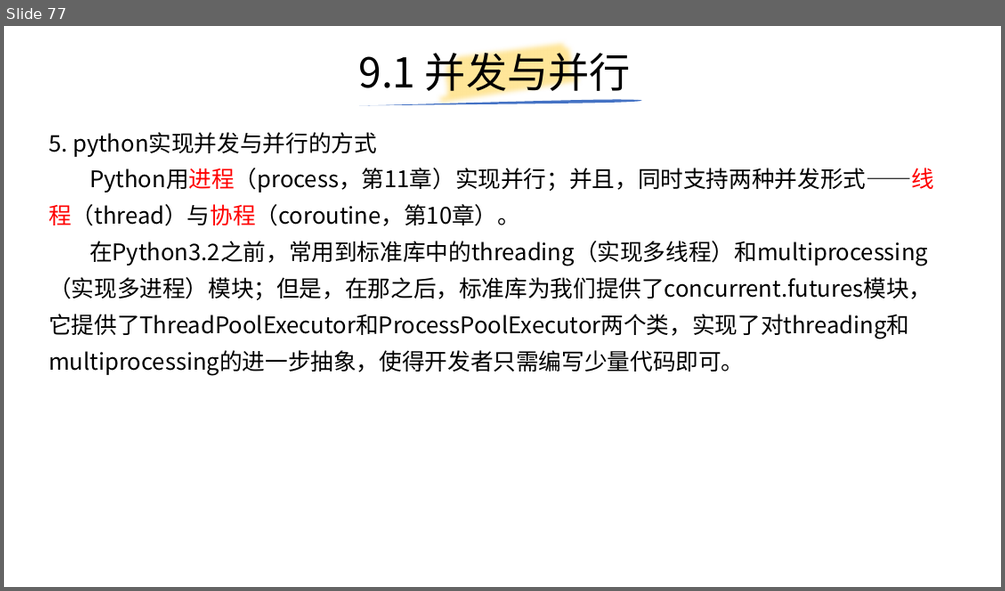
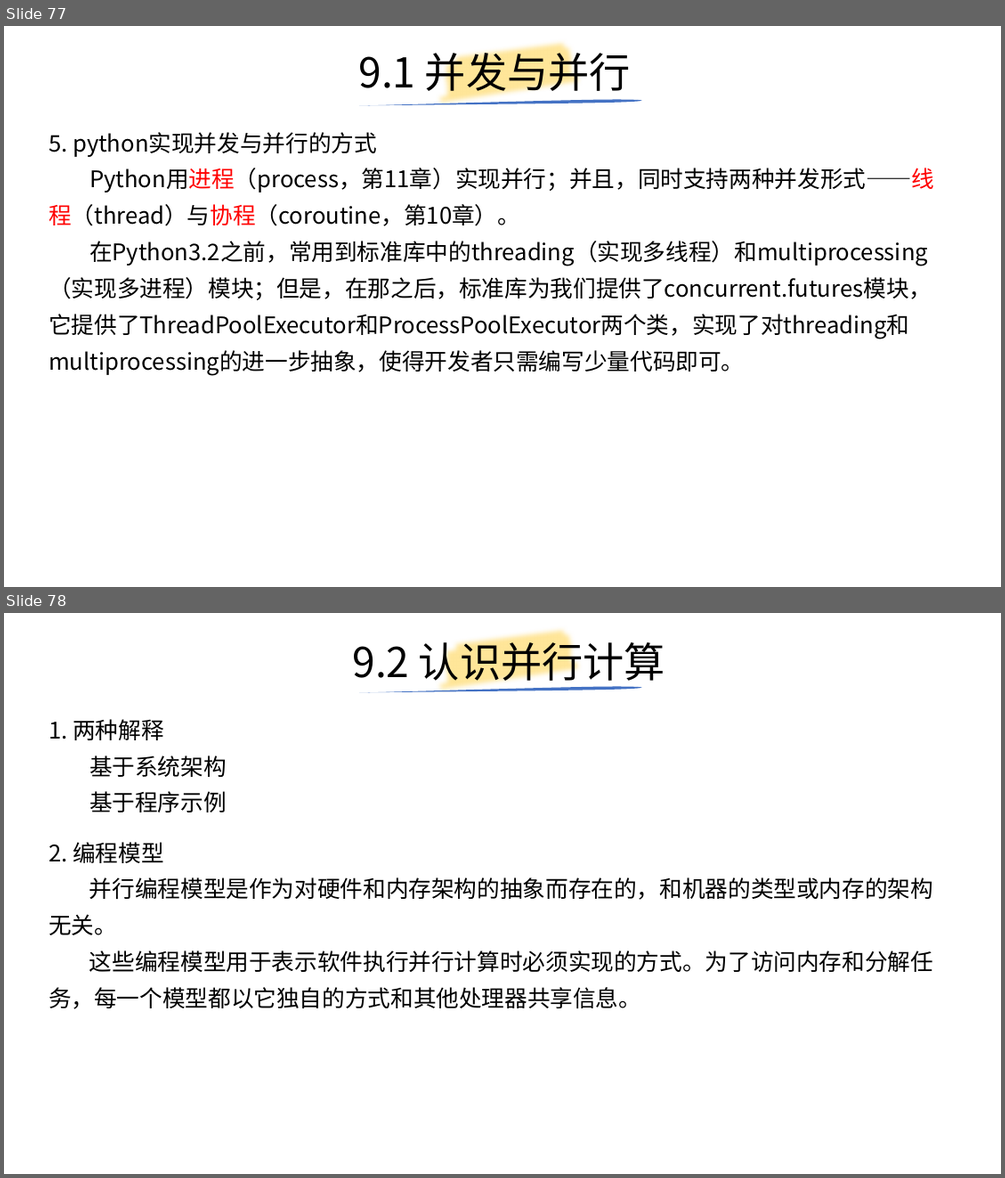
Before and after one commit to yiwenliu/CorePython, a slide deck: PPT/CorePython.pptx. Shown one above the other, each under a label of ours: slide 77 before the commit, slides 77 and 78 after it. The pictures are 1005x591 and 1005x1178 pixels, drawn with LibreOffice and Linux fonts; fonts in the diff are those of the drawing. Boxes give left, top, right and bottom in pixels: in the first picture for what was removed or moved away, otherwise in the second. Text is boxed around its words. In the diff, an @@ line names an element or a change of style, - is before the commit and + after.

```diff
--- a/PPT/CorePython.pptx
+++ b/PPT/CorePython.pptx
@@ slide 78 added at [4,613,1001,1174], background #FFFFFF @@
@@ title added at [352,635,665,688], 39.6 pt, text #000000 @@
+9.2 认识并行计算
@@ freeform shape added at [435,613,588,712], outline #FFE699 16 pt @@
@@ freeform shape added at [359,686,642,692], fill #4472C4 @@
@@ text added at [48,719,226,812], 22 pt, text #000000 @@
+1. 两种解释
+基于系统架构
+基于程序示例
@@ text added at [48,842,933,1009], 22 pt, text #000000 @@
+2. 编程模型
+并行编程模型是作为对硬件和内存架构的抽象而存在的，和机器的类型或内存的架构无关。
+这些编程模型用于表示软件执行并行计算时必须实现的方式。为了访问内存和分解任务，每一个模型都以它独自的方式和其他处理器共享信息。
```
Also in this commit, not shown: 4 slides changed, 12 other slides added.
